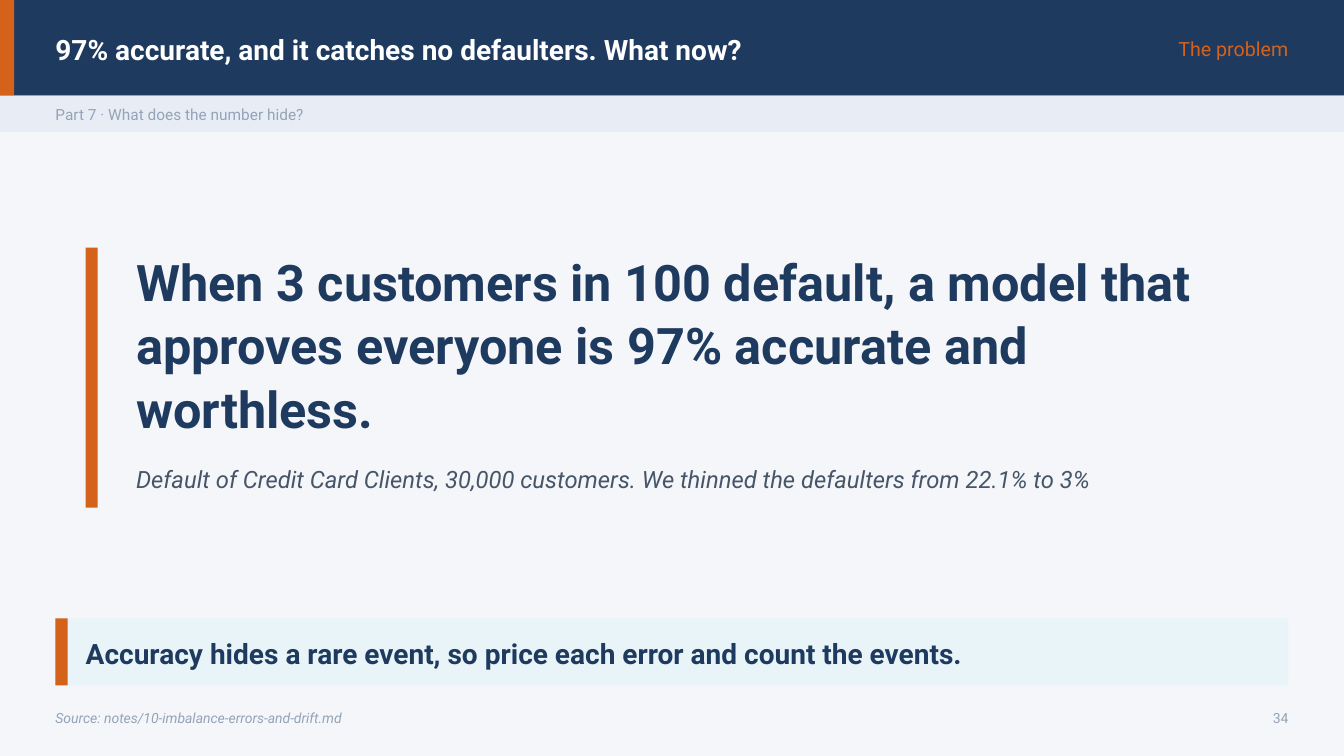
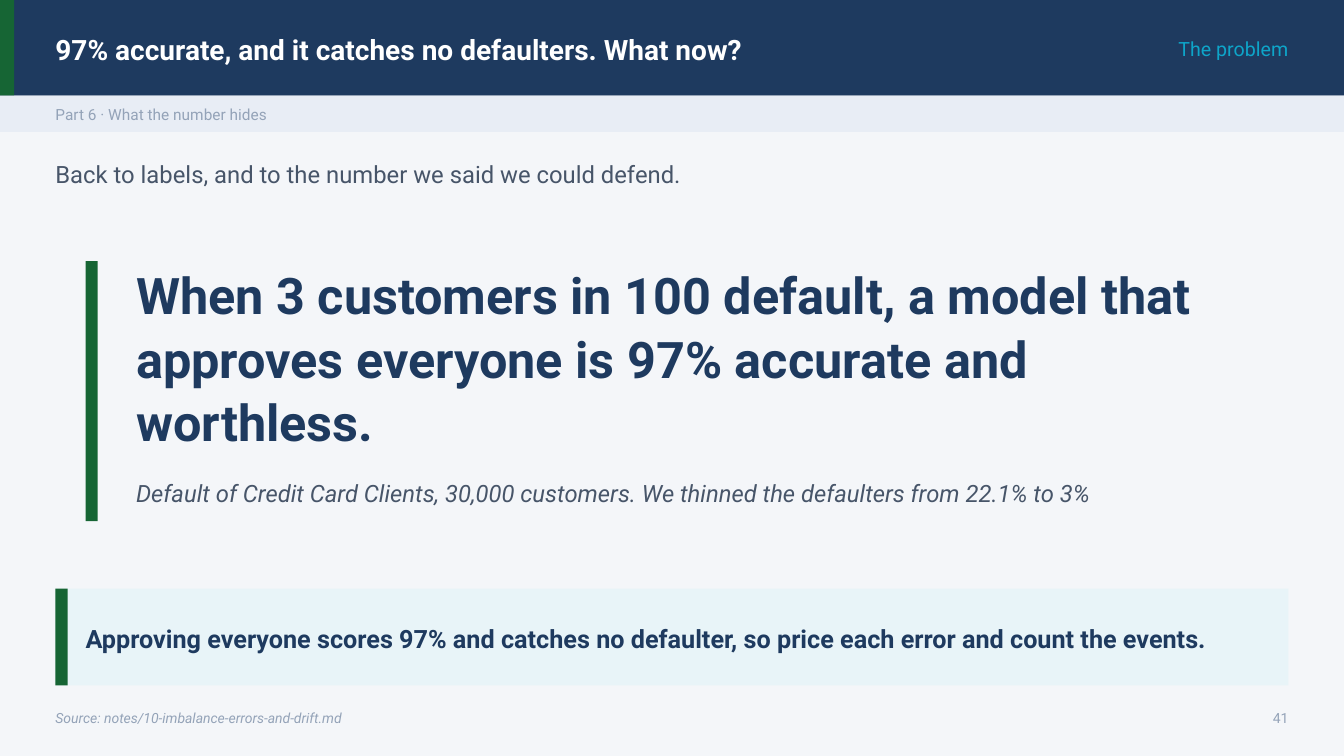
Before and after one commit to ramseywise/learn-ai-engineering, a slide deck: slide 41 of data-science/01-classical-ml/slides/classical-ml.pptx (slide 34 before the commit). Drawn at 1344x756 pixels with LibreOffice and Linux fonts; fonts in the diff are those of the drawing. Boxes give left, top, right and bottom in pixels: in the first picture for what was removed or moved away, otherwise in the second. Text is boxed around its words. In the diff, an @@ line names an element or a change of style, - is before the commit and + after.

```diff
--- a/data-science/01-classical-ml/slides/classical-ml.pptx
+++ b/data-science/01-classical-ml/slides/classical-ml.pptx
@@ text "The problem" at bbox=[1178, 41, 1288, 60]: text colour #D4621A to #0EA5C9 @@
@@ text at bbox=[55, 108, 267, 120]: text changed @@
-Part 7 · What does the number hide?
+Part 6 · What the number hides
@@ text added at bbox=[55, 165, 681, 186], 17 pt, text #475569 @@
+Back to labels, and to the number we said we could defend.
@@ 2 texts, 1 rectangle: place and size @@
-2 texts, 1 rectangle at bbox=[86, 248, 1190, 508]
+2 texts, 1 rectangle at bbox=[86, 261, 1190, 521]
@@ fill #D4621A to #166534 in 3 elements at bbox=[0, 0, 14, 96], bbox=[86, 261, 98, 521], bbox=[55, 589, 68, 686] @@
@@ rectangle: place and size @@
-rectangle at bbox=[55, 618, 1289, 686]
+rectangle at bbox=[55, 589, 1289, 686]
@@ rectangle: place and size @@
-rectangle at bbox=[55, 618, 68, 686]
+rectangle at bbox=[55, 589, 68, 686]
@@ text at bbox=[86, 629, 1206, 654]: text changed; size 20 to 18 pt @@
-Accuracy hides a rare event, so price each error and count the events.
+Approving everyone scores 97% and catches no defaulter, so price each error and count the events.
@@ text at bbox=[1273, 713, 1289, 723]: text changed @@
-34
+41
```
Also in this commit, not shown: 51 other slides changed, 9 slides added, 3 slides removed, 38 other files.
